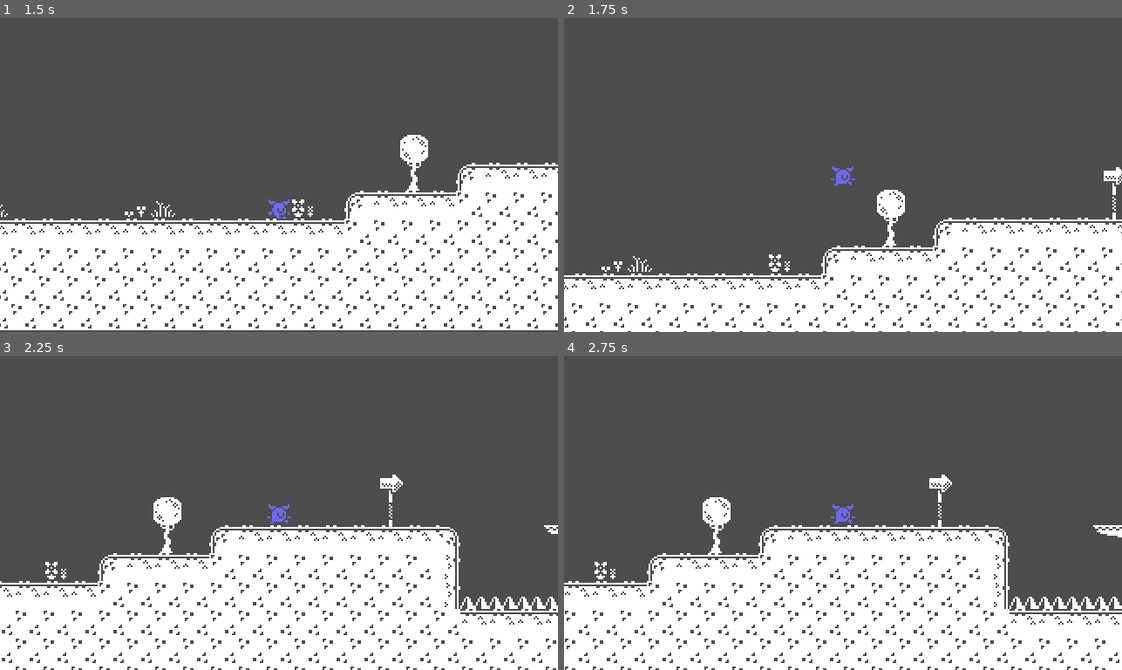
Above: before the commit, frames 1-4 (two rows, left to right).
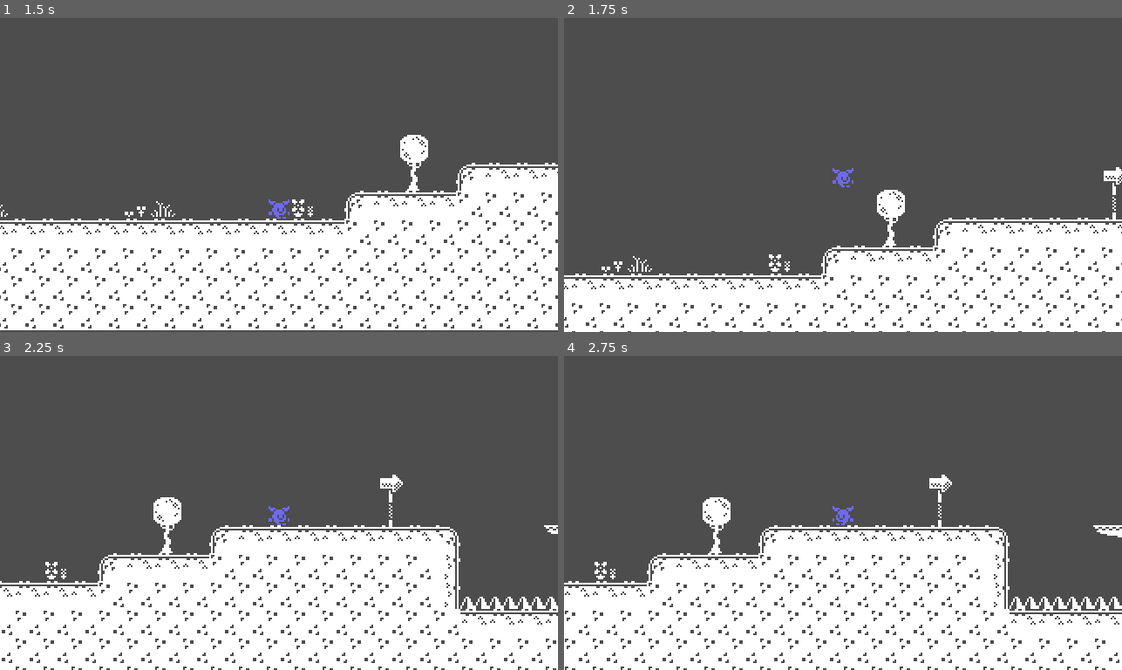
Above: after the commit, the same moments.

Repository: emilykrohn/2DPlatformer
Game: Godot game, scene res://main.tscn
Same seed, same stepped clock (60 frames per second), same inputs: the game is played once before the commit and once after it.
Inputs:
- Up to frame 1 (1.5 s): tap Enter (ui_accept) at 0.5, 0.77 s; hold Right (ui_right) from 0.53 s (still down)
- Up to frame 2 (1.75 s): keep holding Right (ui_right); tap Enter (ui_accept) at 1.52 s
- Up to frame 3 (2.25 s): release Right (ui_right) at 2.03 s; hold Left (ui_left) from 2.03 s (still down)
- Up to frame 4 (2.75 s): keep holding Left (ui_left)

Frame 1 is identical in both runs. In frame 2, 0.1% of the frame differs, in the area x 47-53%, y 47-54%; in frame 3, 0.1%; in frame 4, 0.1%.

Commit message:
Player flips horizontally when go left or right

Diff:
--- a/player.gd
+++ b/player.gd
@@ -28,6 +28,7 @@
 	# As good practice, you should replace UI actions with custom gameplay actions.
 	var direction = Input.get_axis("ui_left", "ui_right")
 	if direction:
+		$AnimatedSprite2D.flip_h = velocity.x < 0
 		velocity.x = move_toward(velocity.x, SPEED * direction, ACCELERATION * delta)
 		is_walking = true
 	else:
@@ -38,7 +39,7 @@
 
 	if is_jumping:
 		$AnimatedSprite2D.animation = "jump"
-	elif is_walking:
+	if is_walking:
 		$AnimatedSprite2D.animation = "walk"
 
 	move_and_slide()
